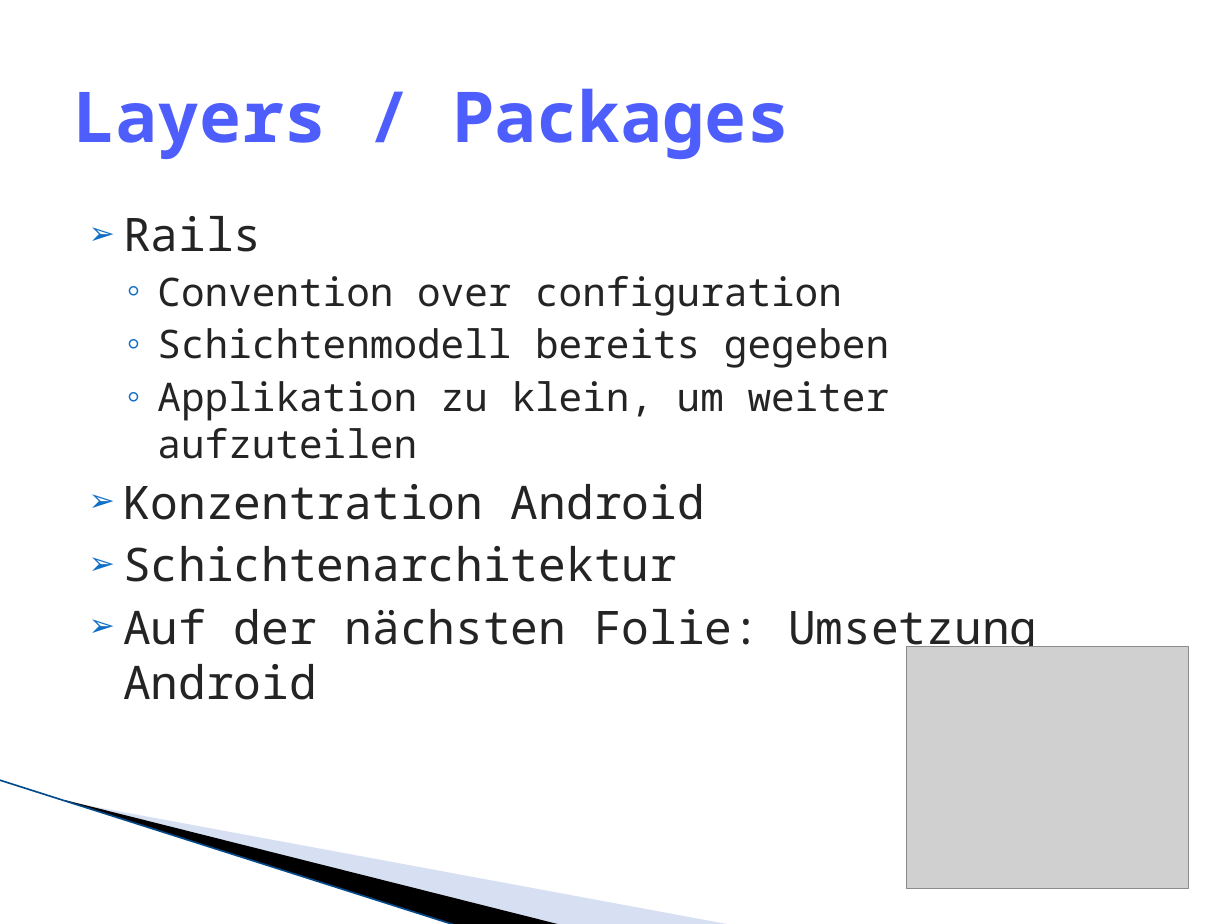
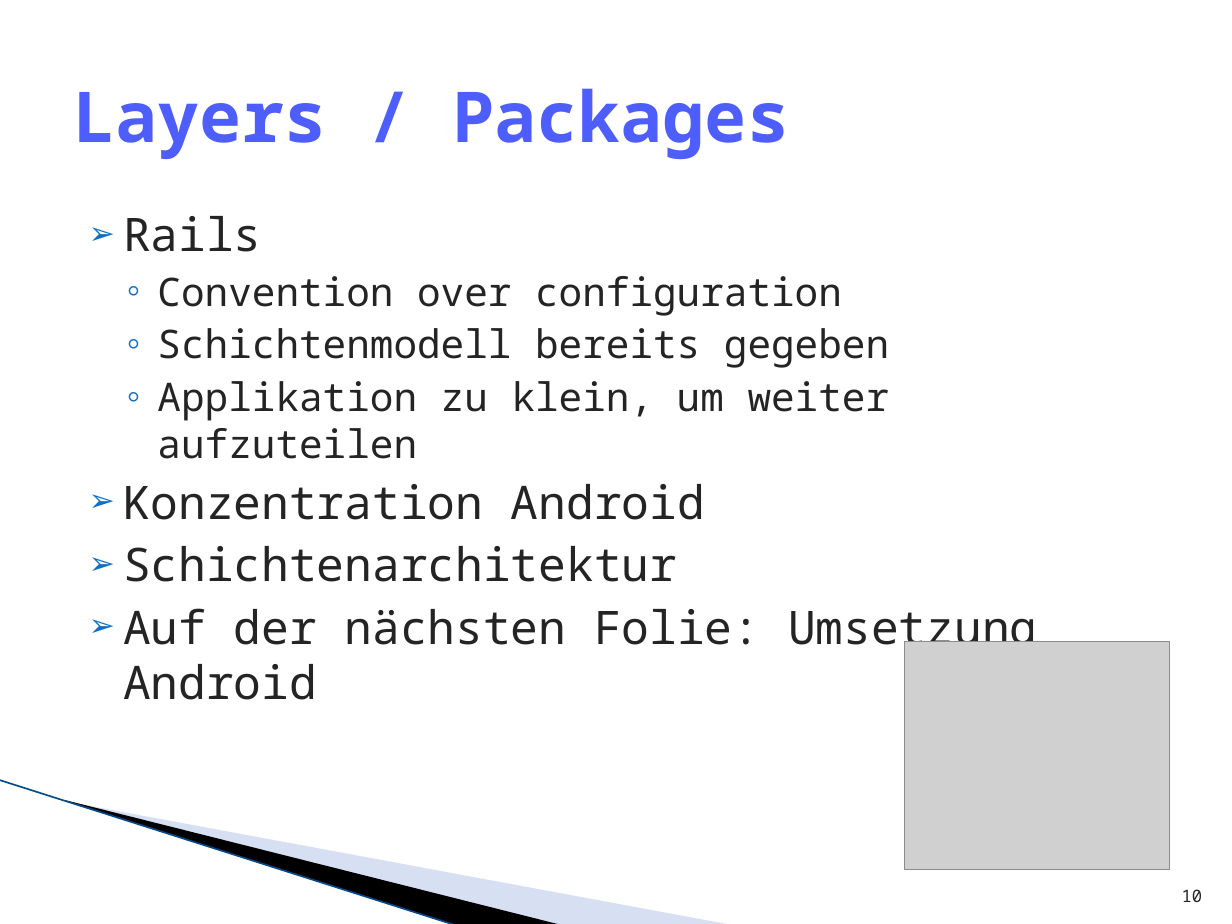
Before and after one commit to lukaselmer/hsr-mrt-software-engineering-2-project, a slide deck: slide 10 of doc/05_Design/praesentation_ms3.pptx. Drawn at 1232x924 pixels with LibreOffice and Linux fonts; fonts in the diff are those of the drawing; grey boxes stand for pictures; background and template pictures are left out. Boxes give left, top, right and bottom in pixels: in the first picture for what was removed or moved away, otherwise in the second. Text is boxed around its words. In the diff, an @@ line names an element or a change of style, - is before the commit and + after.

```diff
--- a/doc/05_Design/praesentation_ms3.pptx
+++ b/doc/05_Design/praesentation_ms3.pptx
@@ picture: place and size @@
-picture at [907, 646, 1189, 888]
+picture at [904, 642, 1169, 870]
@@ page number added at [1182, 889, 1202, 902], 10 pt, text #242424 @@
+10
```
Also in this commit, not shown: 28 other slides changed, 2 slides added, 2 slides removed.
